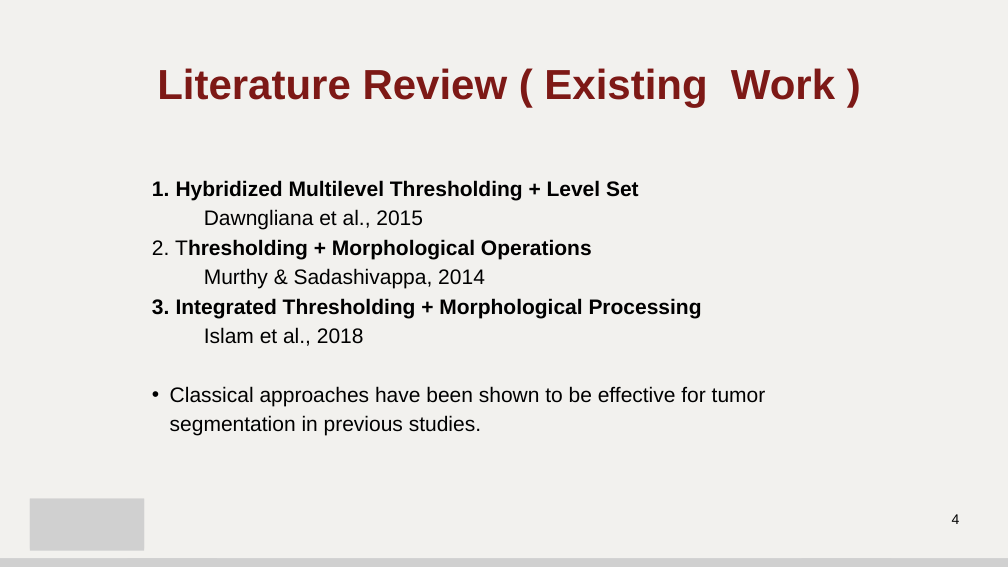
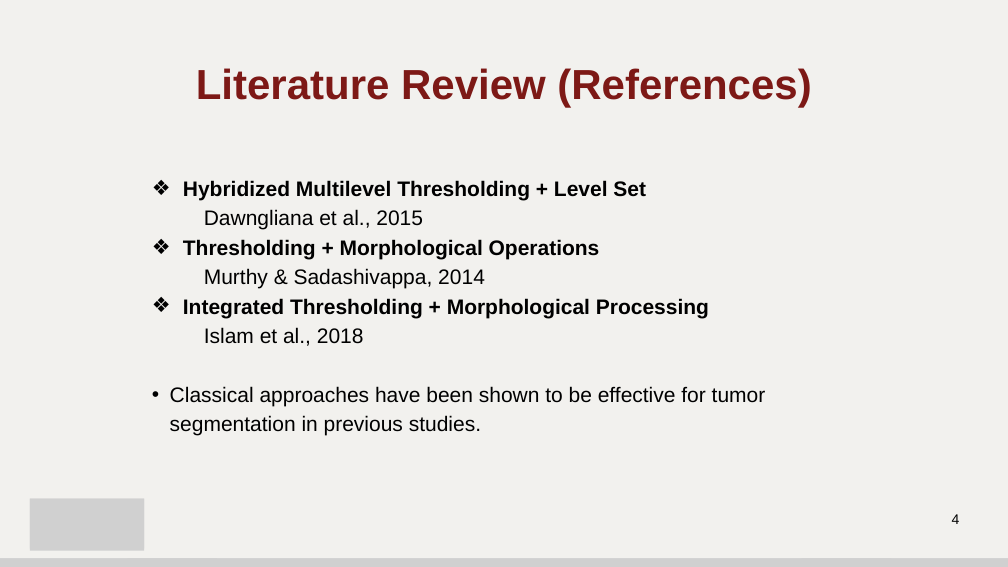
Before and after one commit to codesensei404/DIP_2026_Project20_Group18, a slide deck: slide 4 of Mid_Sem_Report/Group18_Project20_MidSem_PPT_DIP_2026.pptx. Drawn at 1008x567 pixels with LibreOffice and Linux fonts; fonts in the diff are those of the drawing; grey boxes stand for pictures. Boxes give left, top, right and bottom in pixels: in the first picture for what was removed or moved away, otherwise in the second. Text is boxed around its words. In the diff, an @@ line names an element or a change of style, - is before the commit and + after.

```diff
--- a/Mid_Sem_Report/Group18_Project20_MidSem_PPT_DIP_2026.pptx
+++ b/Mid_Sem_Report/Group18_Project20_MidSem_PPT_DIP_2026.pptx
@@ text at <box>196,68,811,107</box>: text changed @@
-Literature Review ( Existing Work )
+Literature Review (References)
@@ text at <box>183,180,709,318</box>: bold on in "Thresholding"; bullet 1. to ❖ @@
```
Also in this commit, not shown: 5 other slides changed, 1 slide added.
